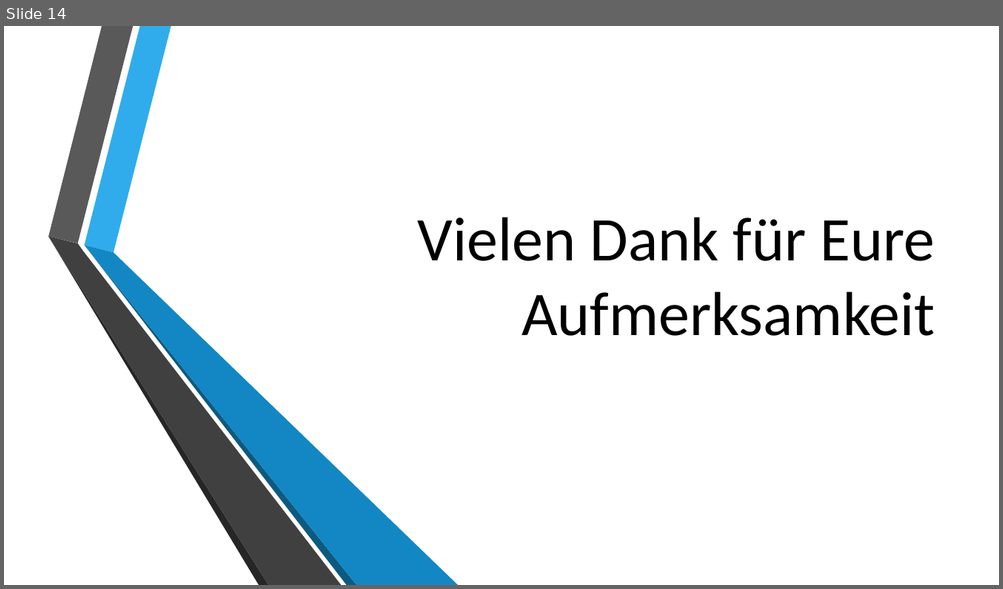
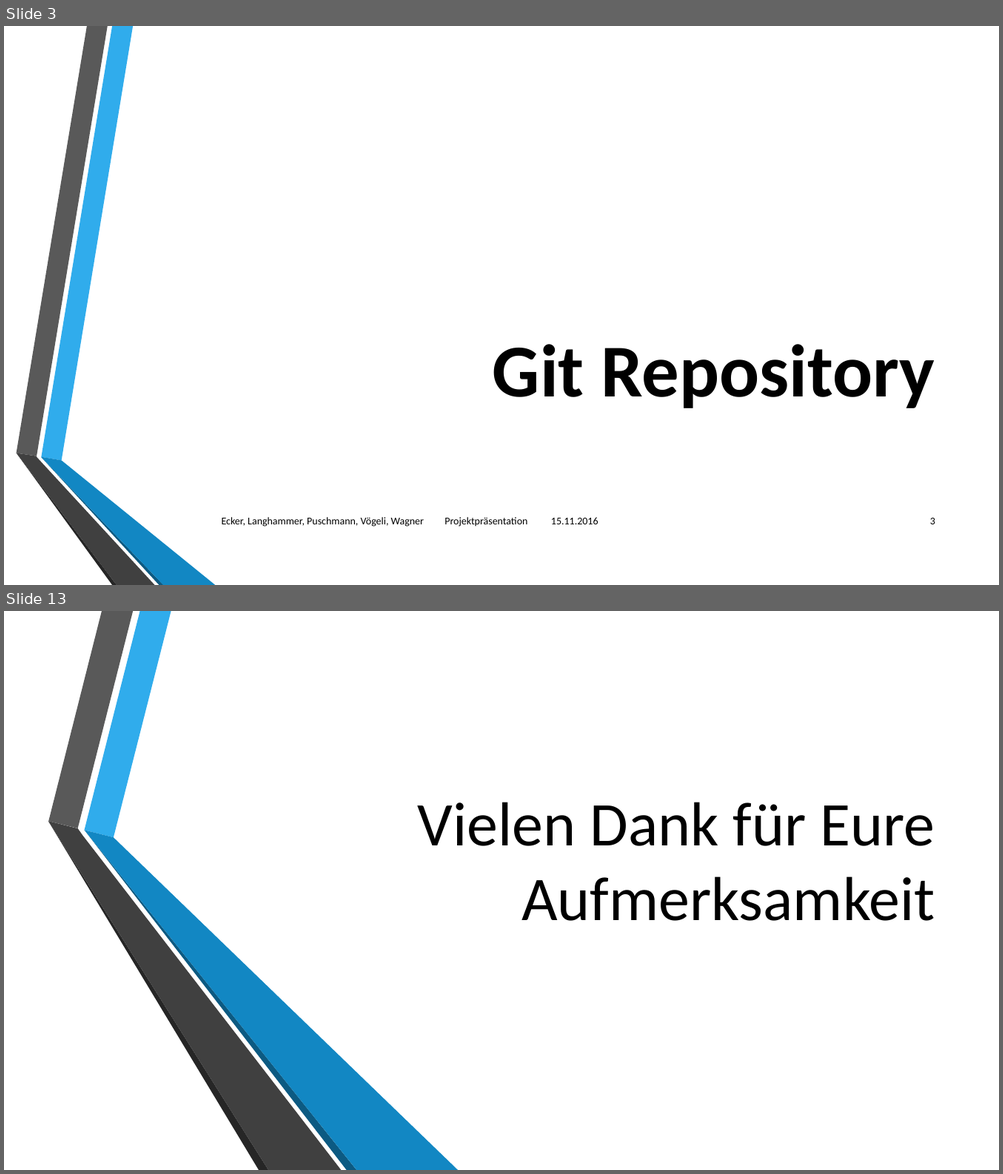
Before and after one commit to philipwagner1994/ProjectDHBW, a slide deck: Documentation/Projektpräsentationabschluss.pptx. Shown one above the other, each under a label of ours: slide 14 before the commit, slides 3 and 13 after it; the slides between them are not shown. The pictures are 1003x589 and 1003x1174 pixels, drawn with LibreOffice and Linux fonts; fonts in the diff are those of the drawing; background and template pictures are left out. Boxes give left, top, right and bottom in pixels: in the first picture for what was removed or moved away, otherwise in the second. Text is boxed around its words. In the diff, an @@ line names an element or a change of style, - is before the commit and + after.

```diff
--- a/Documentation/Projektpräsentationabschluss.pptx
+++ b/Documentation/Projektpräsentationabschluss.pptx
@@ slide 3 added at (x1=4, y1=26, x2=999, y2=585), background picture (left out) @@
@@ title added at (x1=492, y1=344, x2=934, y2=409), 72 pt, text #000000, bold @@
+Git Repository
@@ group added at (x1=16, y1=26, x2=215, y2=585): 6 freeform shapes @@
@@ text added at (x1=222, y1=517, x2=598, y2=527), 10 pt, text #000000 @@
+Ecker, Langhammer, Puschmann, Vögeli, Wagner Projektpräsentation 15.11.2016
@@ page number added at (x1=930, y1=518, x2=935, y2=525), 10 pt, text #000000 @@
+3
@@ what was slide 14 is now slide 13 @@
```
Also in this commit, not shown: 3 slides changed, 8 other slides added, 10 slides removed.
